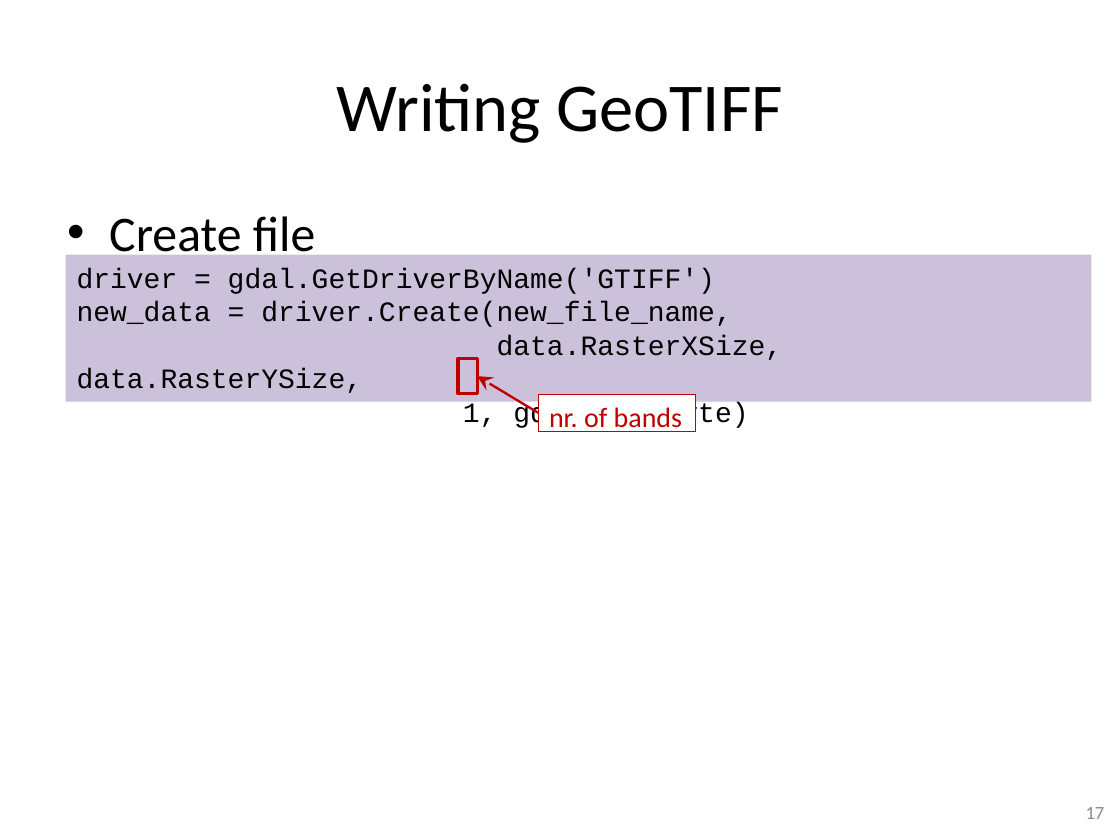
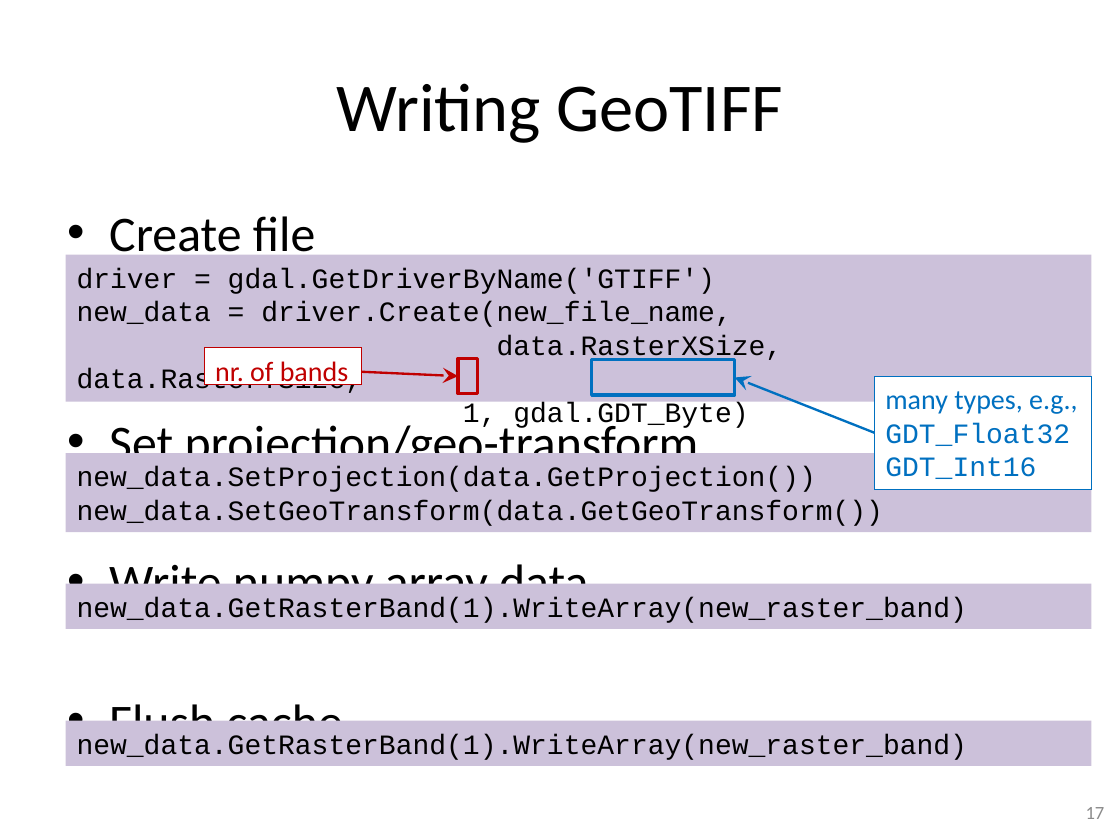
Before and after one commit to gjbex/training-material, a slide deck: slide 17 of Python/python_gis.pptx. Drawn at 1120x840 pixels with LibreOffice and Linux fonts; fonts in the diff are those of the drawing. Boxes give left, top, right and bottom in pixels: in the first picture for what was removed or moved away, otherwise in the second. Text is boxed around its words. In the diff, an @@ line names an element or a change of style, - is before the commit and + after.

Commit message:
Add slide on writing GeoTIFF

```diff
--- a/Python/python_gis.pptx
+++ b/Python/python_gis.pptx
@@ rectangle "nr. of bands": place and size @@
-rectangle "nr. of bands" at [538,394,696,431]
+rectangle "nr. of bands" at [204,347,362,384]
@@ arrow moved from (538, 413) - (477, 376) to (362, 372) - (458, 376) @@
@@ rectangle added at [591,360,735,394], outline #0070C0 2 pt @@
@@ arrow added from (875, 432) to (735, 377), #0070C0 1.5 pt @@
@@ rectangle added at [875,376,1092,489], fill #FFFFFF, outline #0070C0 0.75 pt, 18 pt, text #0070C0 @@
+many types, e.g.,
+GDT_Float32
+GDT_Int16
@@ text at [109,419,699,751]: paragraphs added @@
+• Set projection/geo-transform
+• Write numpy array data
+• Flush cache
@@ rectangle added at [65,454,1091,533], fill #CCC1DA, 18 pt, text #000000 @@
+new_data.SetProjection(data.GetProjection())
+new_data.SetGeoTransform(data.GetGeoTransform())
@@ rectangle added at [65,584,1091,628], fill #CCC1DA, 18 pt, text #000000 @@
+new_data.GetRasterBand(1).WriteArray(new_raster_band)
@@ rectangle added at [65,721,1091,766], fill #CCC1DA, 18 pt, text #000000 @@
+new_data.GetRasterBand(1).WriteArray(new_raster_band)
```
Also in this commit, not shown: 1 other slide changed.
